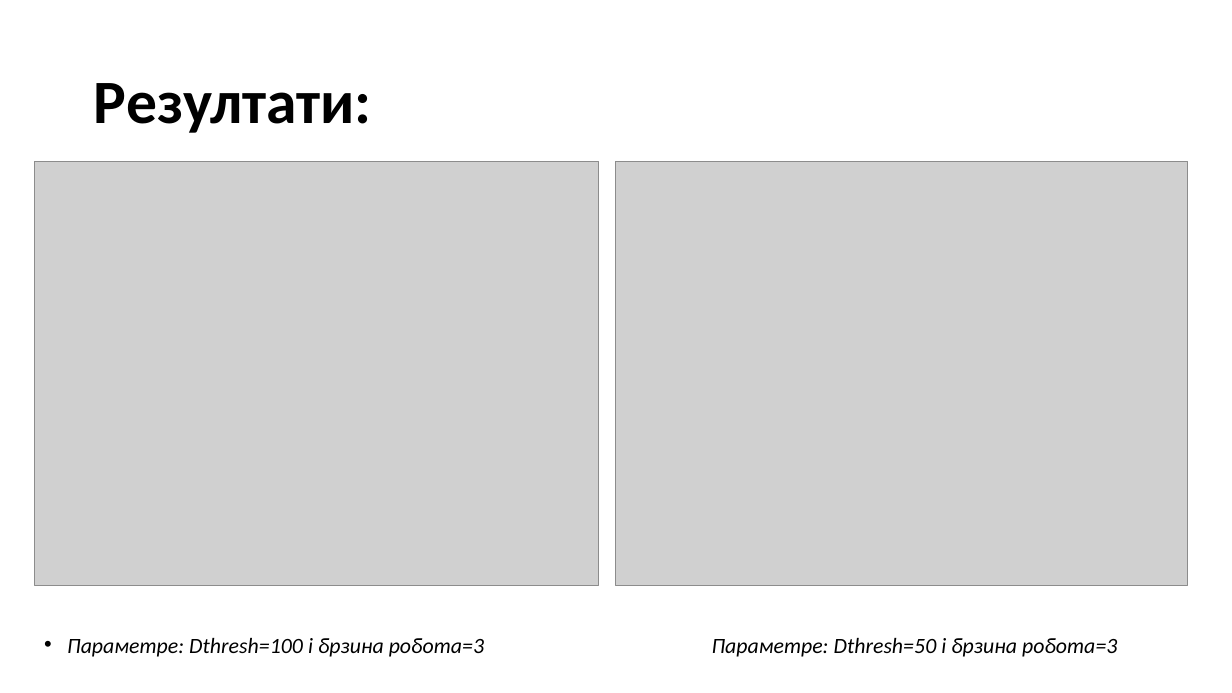
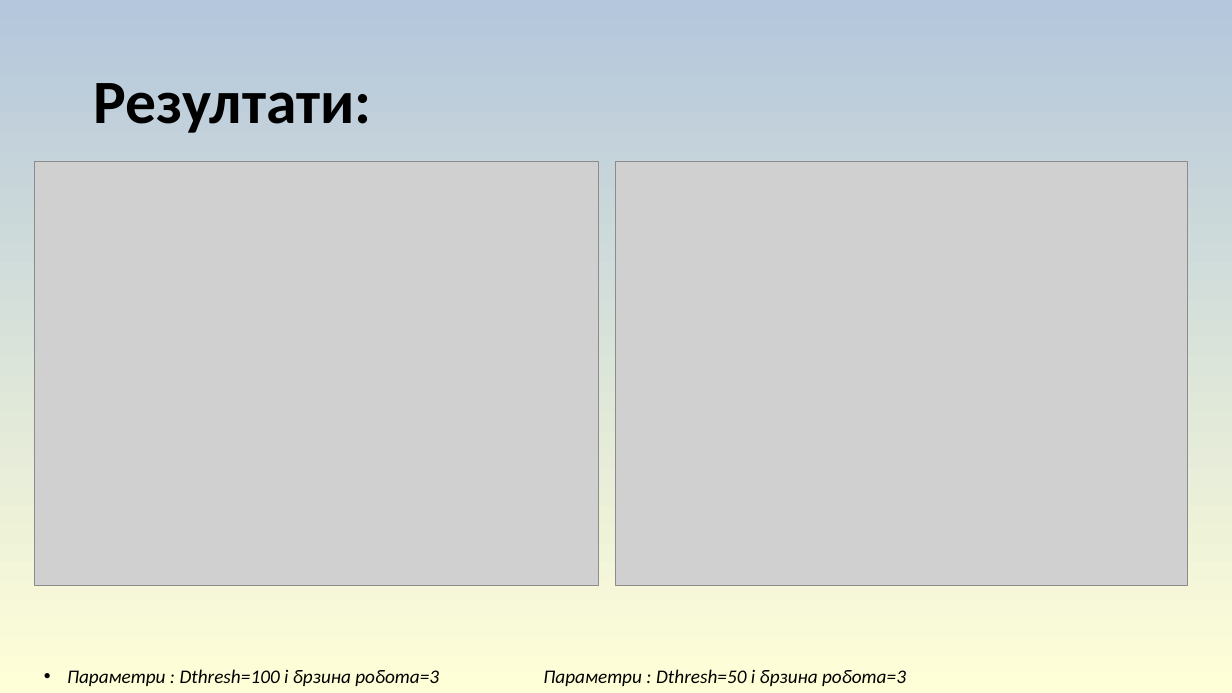
Before and after one commit to fongsd/Topologija, a slide deck: slide 14 of Тополошко планирање путање за навигацију кроз гужву .pptx. Drawn at 1232x693 pixels with LibreOffice and Linux fonts; fonts in the diff are those of the drawing; grey boxes stand for pictures. Boxes give left, top, right and bottom in pixels: in the first picture for what was removed or moved away, otherwise in the second. Text is boxed around its words. In the diff, an @@ line names an element or a change of style, - is before the commit and + after.

```diff
--- a/Тополошко планирање путање за навигацију кроз гужву .pptx
+++ b/Тополошко планирање путање за навигацију кроз гужву .pptx
@@ background #FFFFFF to gradient #B4C7DC to #FFFFD7 @@
@@ text at <box>67,669,906,686</box>: text changed; size 17 to 15 pt @@
-• Параметре: Dthresh=100 i брзина робота=3 Параметре: Dthresh=50 i брзина робота=3
+• Параметри : Dthresh=100 i брзина робота=3 Параметри : Dthresh=50 i брзина робота=3
```
Also in this commit, not shown: 14 other slides changed, 2 other files.
